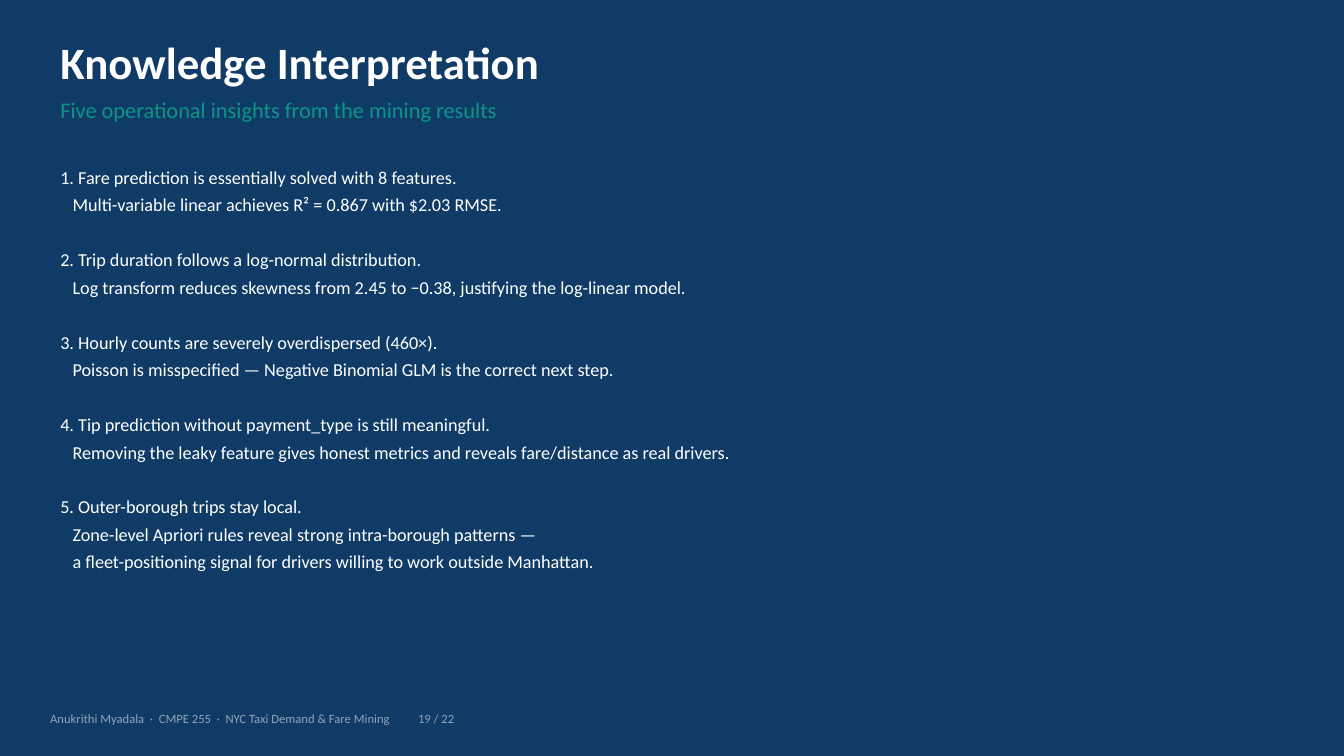
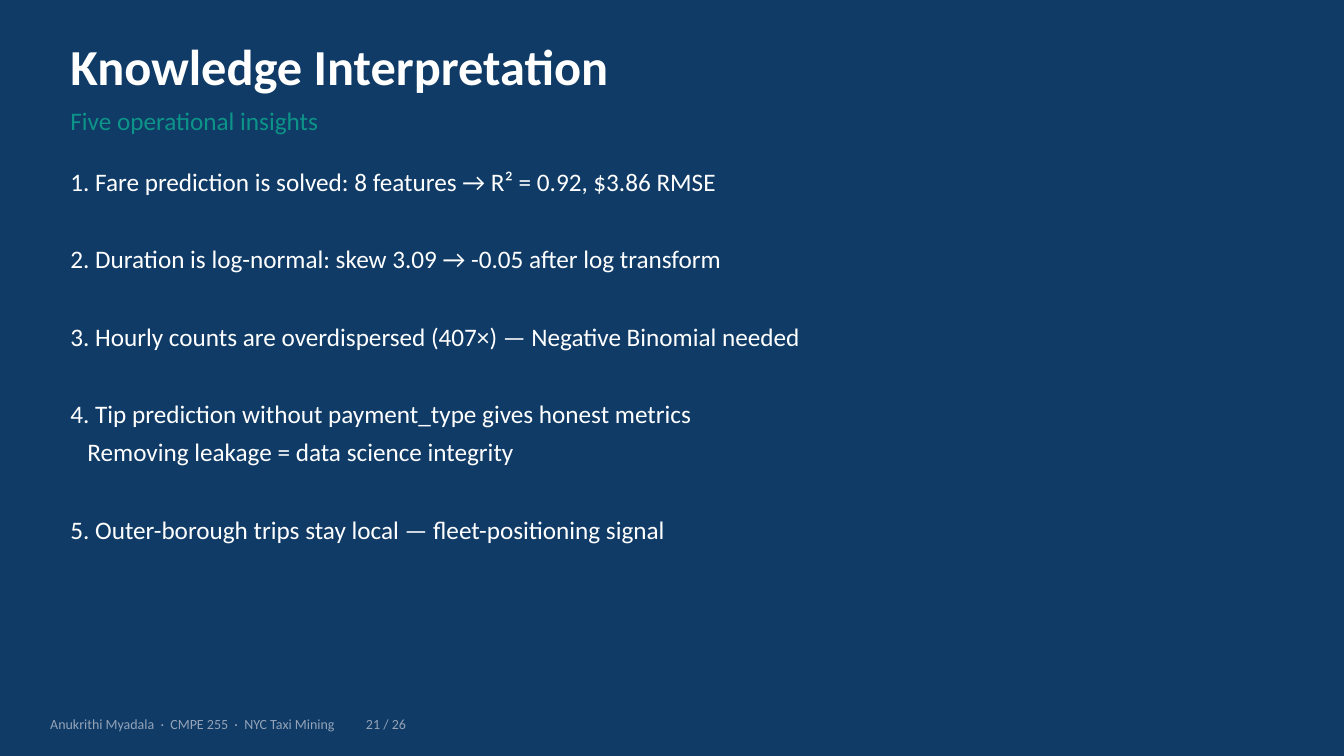
Before and after one commit to anu-myadala/255finalprojectanu, a slide deck: slide 21 of Taxi_Project_Presentation.pptx (slide 19 before the commit). Drawn at 1344x756 pixels with LibreOffice and Linux fonts; fonts in the diff are those of the drawing. Boxes give left, top, right and bottom in pixels: in the first picture for what was removed or moved away, otherwise in the second. Text is boxed around its words. In the diff, an @@ line names an element or a change of style, - is before the commit and + after.

```diff
--- a/Taxi_Project_Presentation.pptx
+++ b/Taxi_Project_Presentation.pptx
@@ text "Knowledge Interpretation": place and size @@
-text "Knowledge Interpretation" at box(60, 47, 539, 87)
+text "Knowledge Interpretation" at box(70, 49, 608, 94)
@@ text "Knowledge Interpretation" at box(70, 49, 608, 94): size 32 to 36 pt @@
@@ text at box(70, 112, 318, 134): text changed; size 16 to 18 pt @@
-Five operational insights from the mining results
+Five operational insights
@@ text at box(70, 171, 799, 544): text changed; size 13 to 18 pt @@
-1. Fare prediction is essentially solved with 8 features.
-Multi-variable linear achieves R² = 0.867 with $2.03 RMSE.
-2. Trip duration follows a log-normal distribution.
-Log transform reduces skewness from 2.45 to −0.38, justifying the log-linear model.
-3. Hourly counts are severely overdispersed (460×).
-Poisson is misspecified — Negative Binomial GLM is the correct next step.
-4. Tip prediction without payment_type is still meaningful.
-Removing the leaky feature gives honest metrics and reveals fare/distance as real drivers.
-5. Outer-borough trips stay local.
-Zone-level Apriori rules reveal strong intra-borough patterns —
-a fleet-positioning signal for drivers willing to work outside Manhattan.
+1. Fare prediction is solved: 8 features → R² = 0.92, $3.86 RMSE
+2. Duration is log-normal: skew 3.09 → -0.05 after log transform
+3. Hourly counts are overdispersed (407×) — Negative Binomial needed
+4. Tip prediction without payment_type gives honest metrics
+Removing leakage = data science integrity
+5. Outer-borough trips stay local — fleet-positioning signal
@@ text at box(50, 719, 406, 732): text changed; size 9 to 10 pt @@
-Anukrithi Myadala · CMPE 255 · NYC Taxi Demand & Fare Mining 19 / 22
+Anukrithi Myadala · CMPE 255 · NYC Taxi Mining 21 / 26
```
Also in this commit, not shown: 18 other slides changed, 7 slides added, 3 slides removed, 3 other files.
